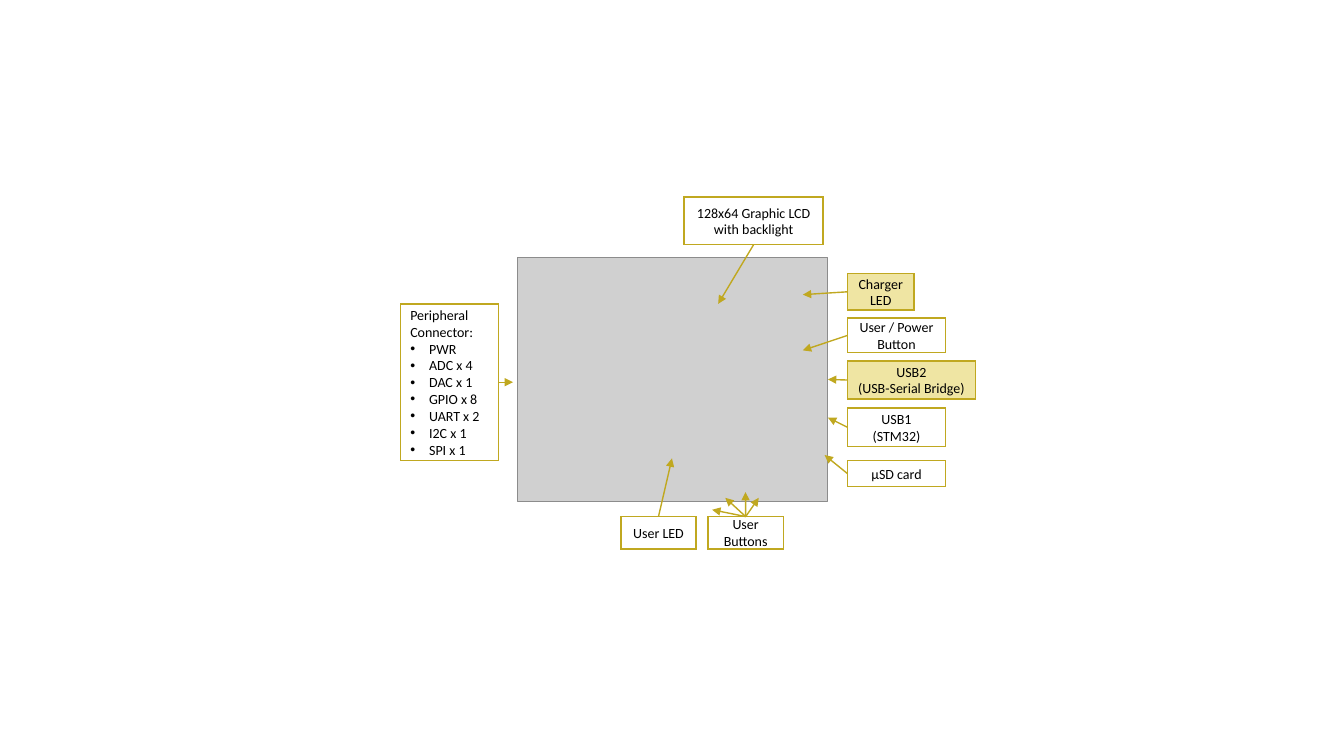
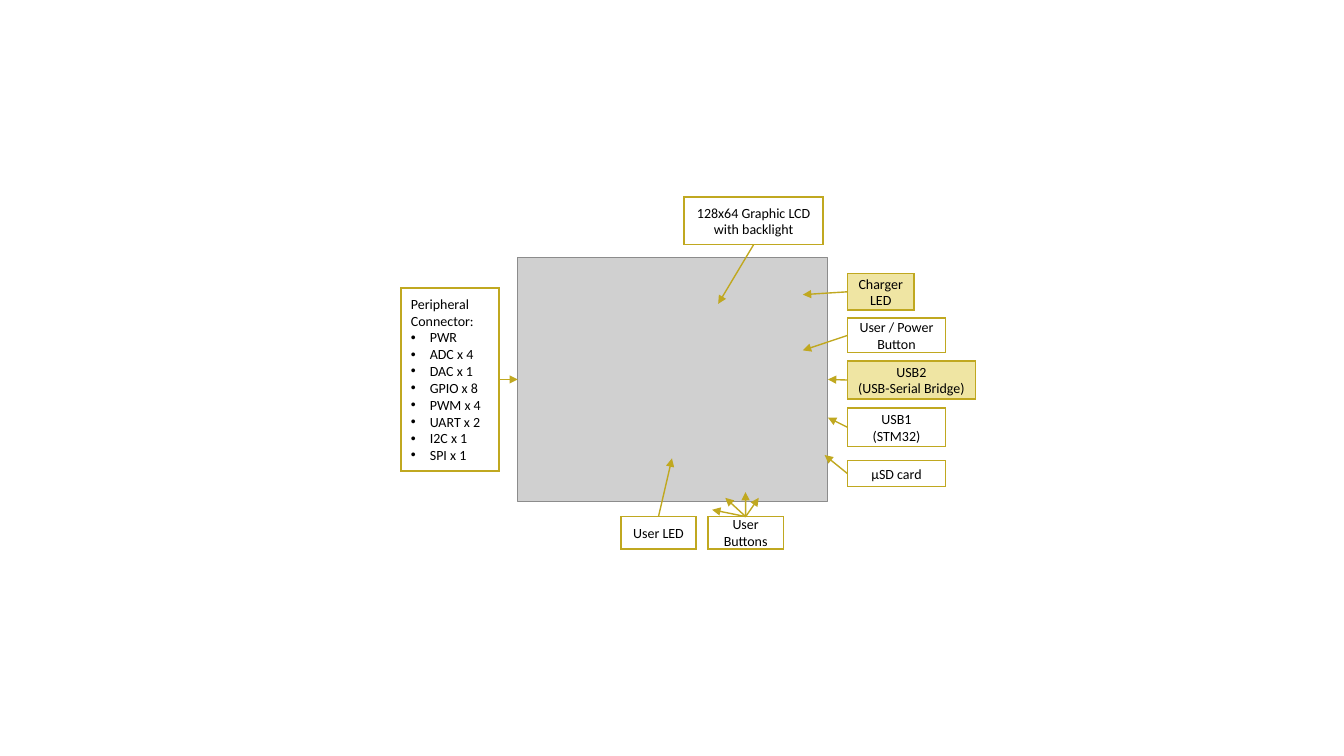
Before and after one commit to piconomix/px-fwlib, a slide deck: slide 1 of doc/images/hero_board/hero_board_top_annotated.pptx. Drawn at 1344x756 pixels with LibreOffice and Linux fonts; fonts in the diff are those of the drawing; grey boxes stand for pictures. Boxes give left, top, right and bottom in pixels: in the first picture for what was removed or moved away, otherwise in the second. Text is boxed around its words. In the diff, an @@ line names an element or a change of style, - is before the commit and + after.

```diff
--- a/doc/images/hero_board/hero_board_top_annotated.pptx
+++ b/doc/images/hero_board/hero_board_top_annotated.pptx
@@ rectangle "Peripheral Connector:": place and size @@
-rectangle "Peripheral Connector:" at box(400, 303, 498, 461)
+rectangle "Peripheral Connector:" at box(401, 288, 499, 471)
@@ arrow moved from (498, 382) - (513, 382) to (499, 379) - (518, 379) @@
@@ text in rectangle at box(430, 401, 481, 410): paragraph added @@
+• PWM x 4
```
Also in this commit, not shown: 8 other files.
